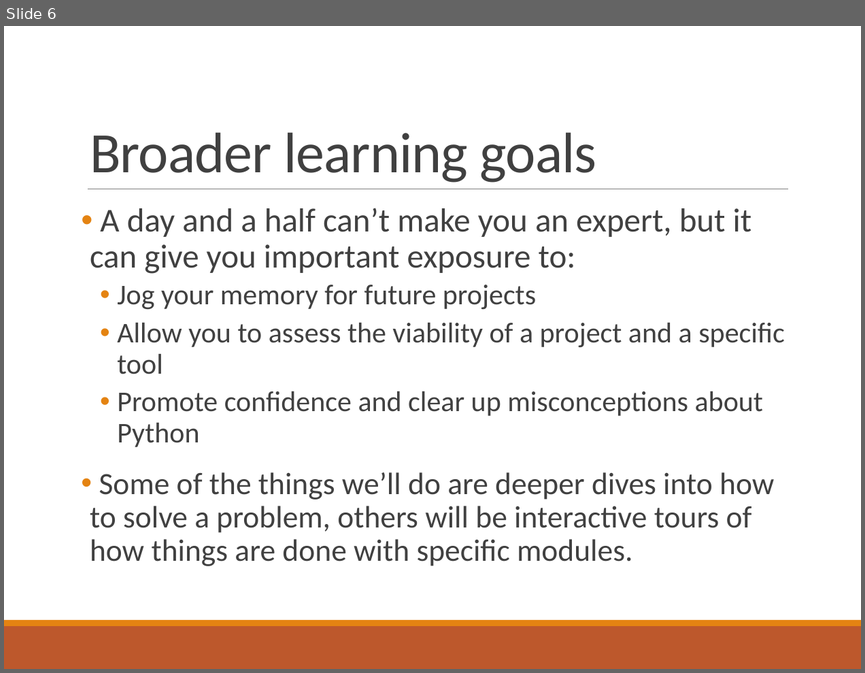
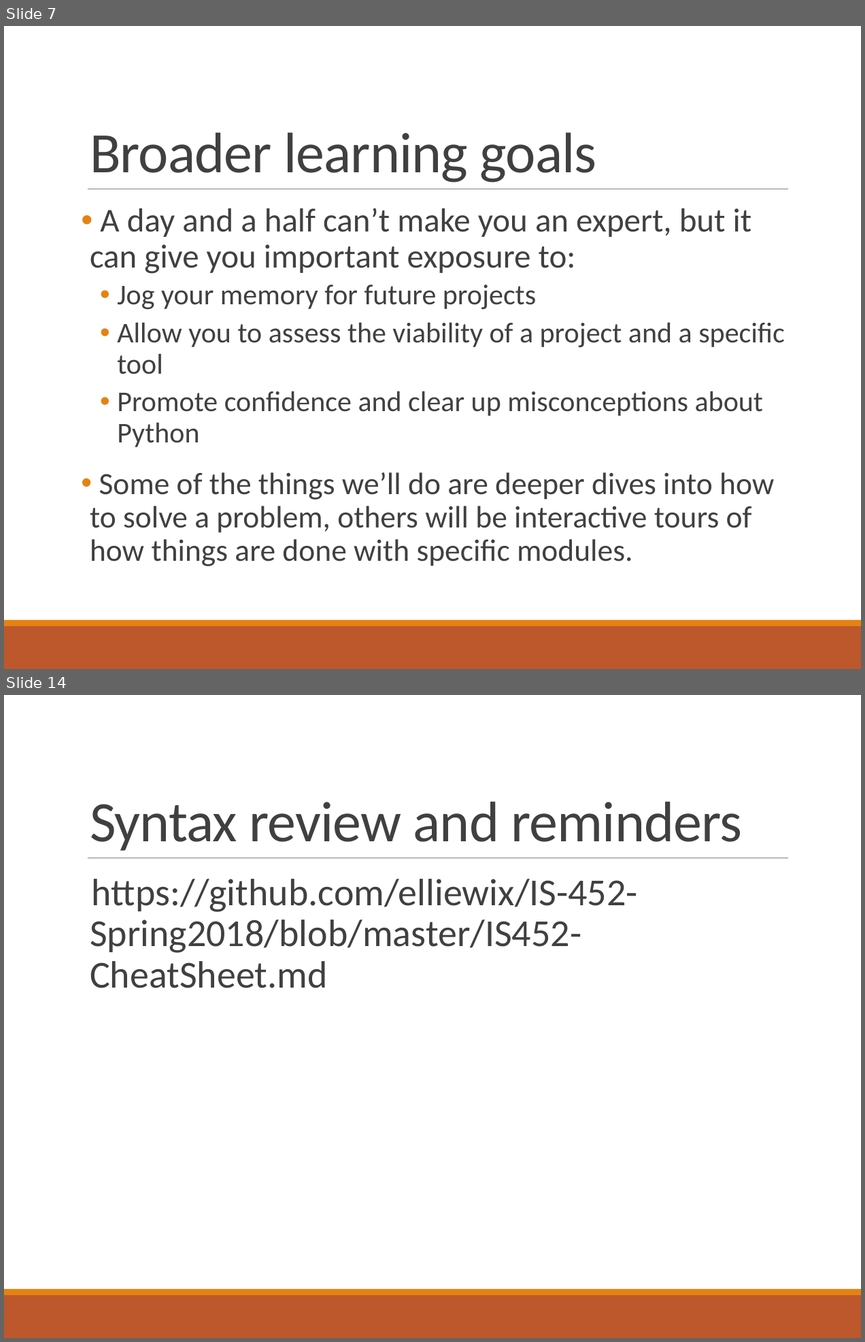
Before and after one commit to elliewix/RAILS-intermed-python-april-2018, a slide deck: RAILS.pptx. Shown one above the other, each under a label of ours: slide 6 before the commit, slides 7 and 14 after it; the slides between them are not shown. The pictures are 865x673 and 865x1342 pixels, drawn with LibreOffice and Linux fonts; fonts in the diff are those of the drawing. Boxes give left, top, right and bottom in pixels: in the first picture for what was removed or moved away, otherwise in the second. Text is boxed around its words. In the diff, an @@ line names an element or a change of style, - is before the commit and + after.

```diff
--- a/RAILS.pptx
+++ b/RAILS.pptx
@@ slide 14 added at <box>4,695,861,1338</box>, background #FFFFFF; not listed: 3 template elements that a slide beside it also shows @@
@@ title added at <box>90,801,742,851</box>, 48 pt, text #404040 @@
+Syntax review and reminders
@@ text added at <box>90,879,638,988</box>, 32 pt, text #404040 @@
+  https://github.com/elliewix/IS-452-Spring2018/blob/master/IS452-CheatSheet.md
@@ what was slide 6 is now slide 7 @@
```
Also in this commit, not shown: 49 other slides added.
